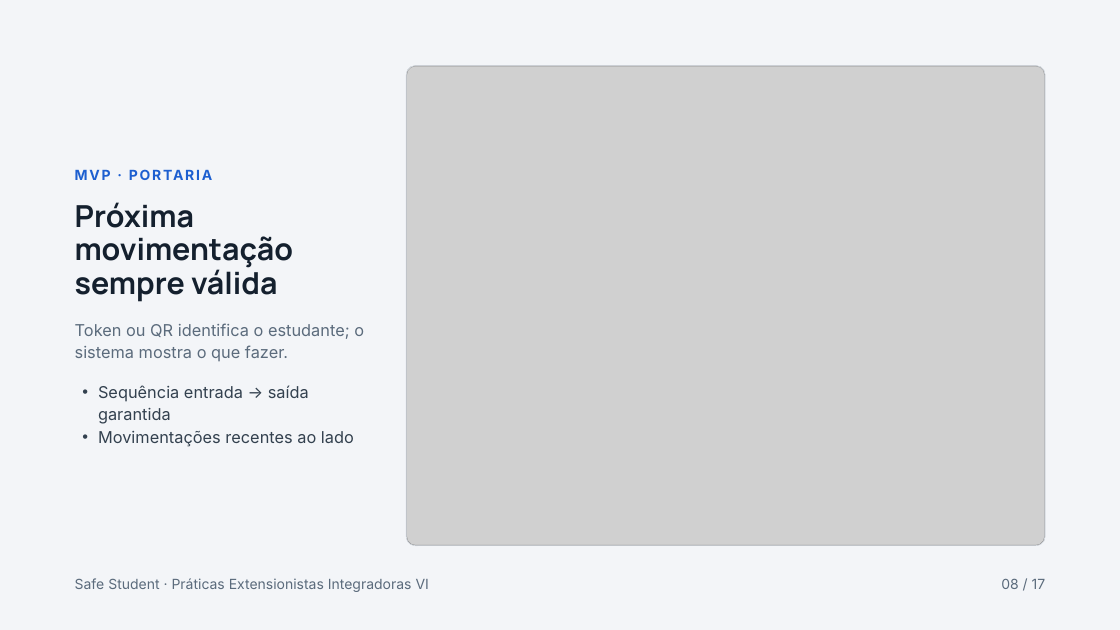
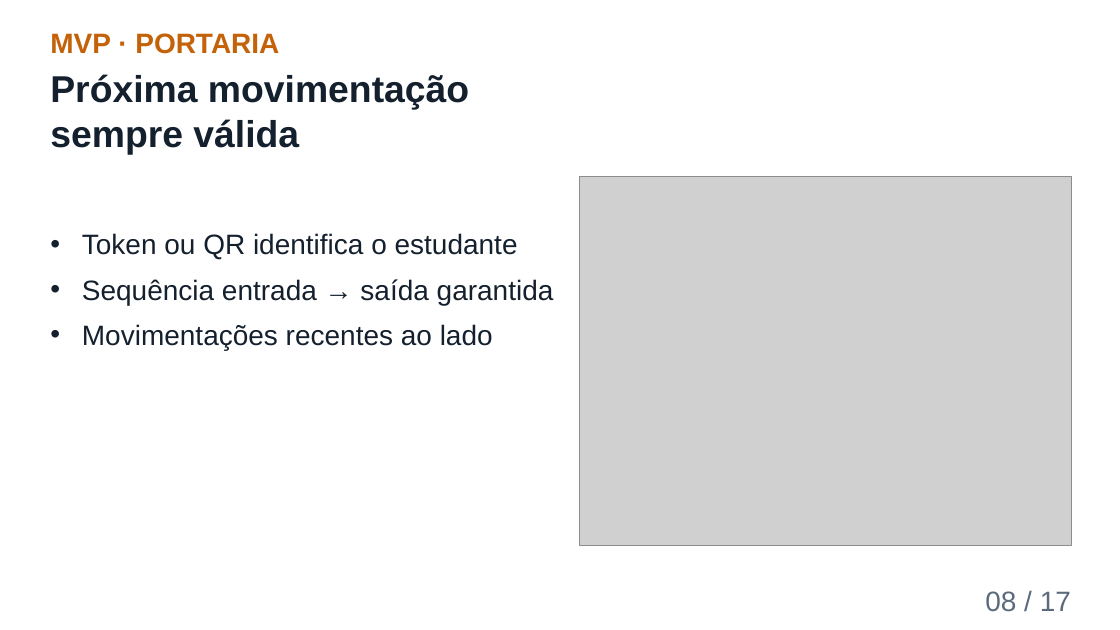
Before and after one commit to richaferreira/Safe_Student, a slide deck: slide 8 of 08_Apresentacao_Final_Safe_Student.pptx. Drawn at 1120x630 pixels with LibreOffice and Linux fonts; fonts in the diff are those of the drawing; grey boxes stand for pictures. Boxes give left, top, right and bottom in pixels: in the first picture for what was removed or moved away, otherwise in the second. Text is boxed around its words. In the diff, an @@ line names an element or a change of style, - is before the commit and + after.

```diff
--- a/08_Apresentacao_Final_Safe_Student.pptx
+++ b/08_Apresentacao_Final_Safe_Student.pptx
@@ background #F3F5F8 to #FFFFFF @@
@@ text "MVP · PORTARIA": place and size @@
-text "MVP · PORTARIA" at box(75, 164, 377, 186)
+text "MVP · PORTARIA" at box(50, 33, 279, 54)
@@ text "MVP · PORTARIA" at box(50, 33, 279, 54): size 12 to 24 pt, font Inter to Arial, text colour #1D5FD0 to #C4620A, letter spacing 1.5 to 0 pt; line spacing 16.8pt to 1 @@
@@ text "Próxima movimentação sempre válida": place and size @@
-text "Próxima movimentação sempre válida" at box(75, 202, 293, 302)
+text "Próxima movimentação sempre válida" at box(50, 74, 469, 155)
@@ text "Próxima movimentação sempre válida" at box(50, 74, 469, 155): size 26 to 32 pt, font Manrope to Arial; line spacing 28.6pt to 1 @@
@@ rounded rectangle removed at box(406, 66, 1045, 546) @@
@@ rounded rectangle removed at box(407, 66, 1045, 546) @@
@@ picture: place and size @@
-picture at box(407, 66, 1045, 545)
+picture at box(580, 176, 1071, 546)
@@ text "Token ou QR identifica o ...": place and size @@
-text "Token ou QR identifica o ..." at box(98, 385, 354, 447)
+text "Token ou QR identifica o ..." at box(82, 233, 554, 350)
@@ text at box(82, 233, 518, 259): paragraph added @@
+• Token ou QR identifica o estudante
@@ text at box(82, 279, 554, 350): size 14 to 24 pt, font Inter to Arial, text colour #33414F to #14202E in "Sequência entrada → saída garantida", "Movimentações recentes ao lado"; indent changed; line spacing 19.6pt to 1; more space between paragraphs @@
@@ text removed at box(75, 323, 364, 361) @@
-Token ou QR identifica o estudante; o sistema mostra o que fazer.
@@ text removed at box(75, 578, 429, 592) @@
-Safe Student · Práticas Extensionistas Integradoras VI
@@ text "08 / 17": place and size @@
-text "08 / 17" at box(1001, 579, 1046, 589)
+text "08 / 17" at box(985, 591, 1071, 612)
@@ text "08 / 17" at box(985, 591, 1071, 612): size 12 to 24 pt, font Inter to Arial; line spacing 16.8pt to 1 @@
```
Also in this commit, not shown: 16 other slides changed, 2 other files.
